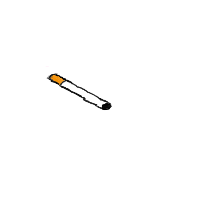
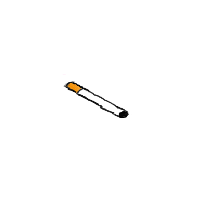
Layers edited between the first and the second 200 x 200 image:
added layer "color Merged" above "outline" over bbox(45, 66, 129, 119)
hid "outline" over bbox(45, 66, 129, 119)
hid "color", painted on it over bbox(45, 66, 128, 119)
